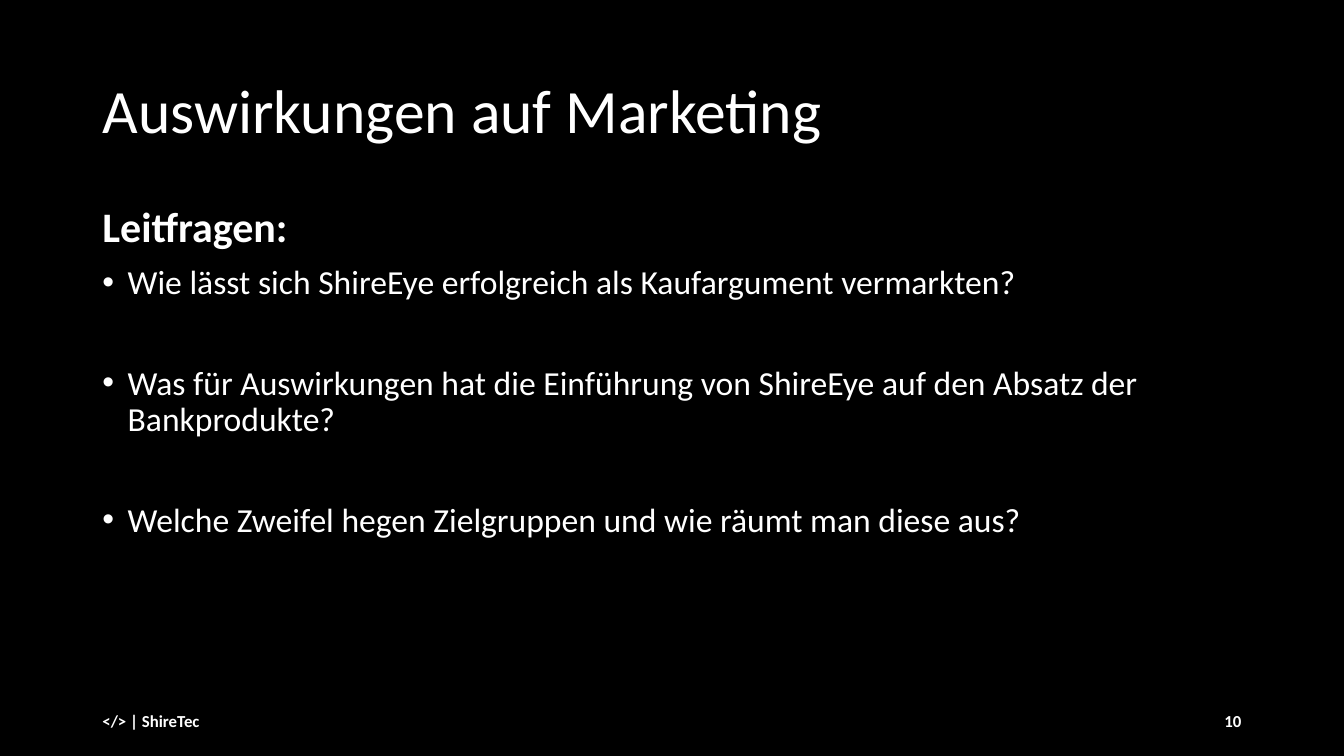
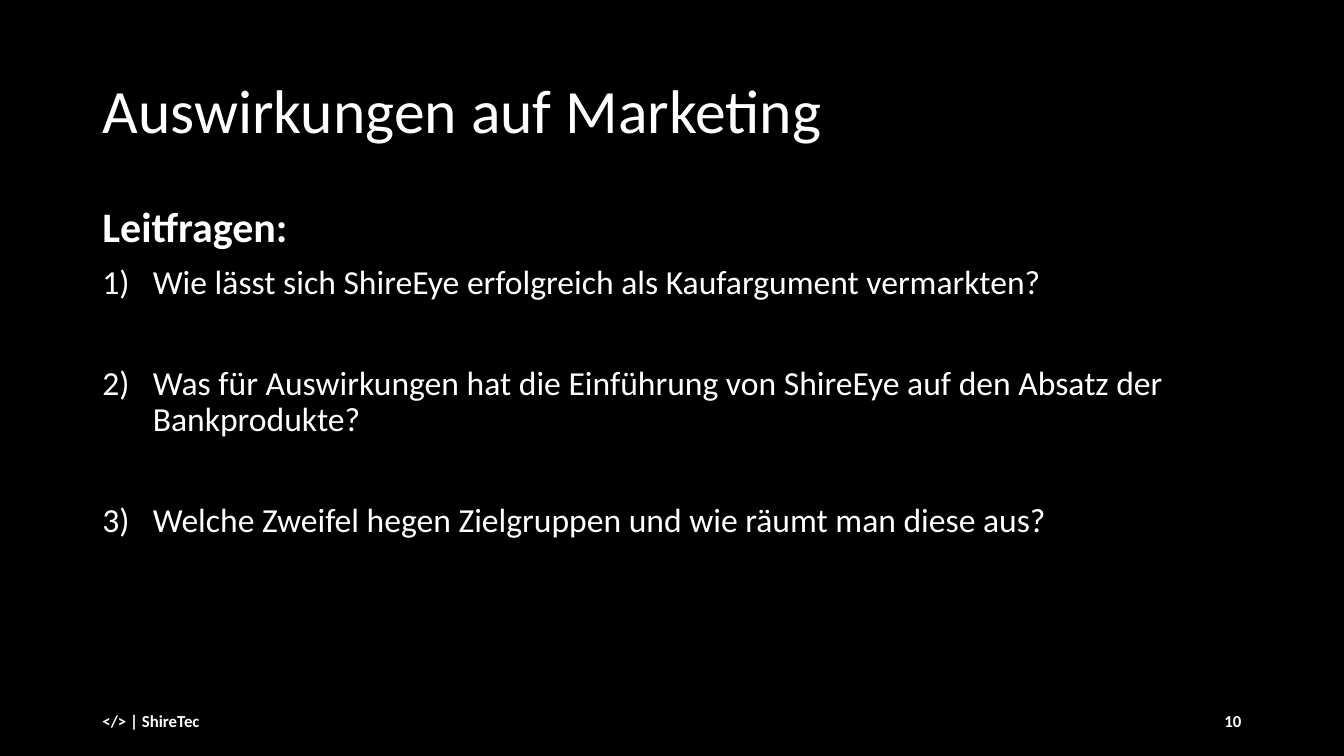
Before and after one commit to andre-anan-gilbert/Real-time-Facial-Age-and-Emotion-Recognition, a slide deck: slide 10 of docs/slides/Final_Presentation_25_01.pptx. Drawn at 1344x756 pixels with LibreOffice and Linux fonts; fonts in the diff are those of the drawing. Boxes give left, top, right and bottom in pixels: in the first picture for what was removed or moved away, otherwise in the second. Text is boxed around its words. In the diff, an @@ line names an element or a change of style, - is before the commit and + after.

Commit message:
marketingfiles updated

```diff
--- a/docs/slides/Final_Presentation_25_01.pptx
+++ b/docs/slides/Final_Presentation_25_01.pptx
@@ text at bbox=[153, 270, 1162, 538]: bullet • to 1) @@
```
Also in this commit, not shown: 6 other slides changed, 3 slides added.
